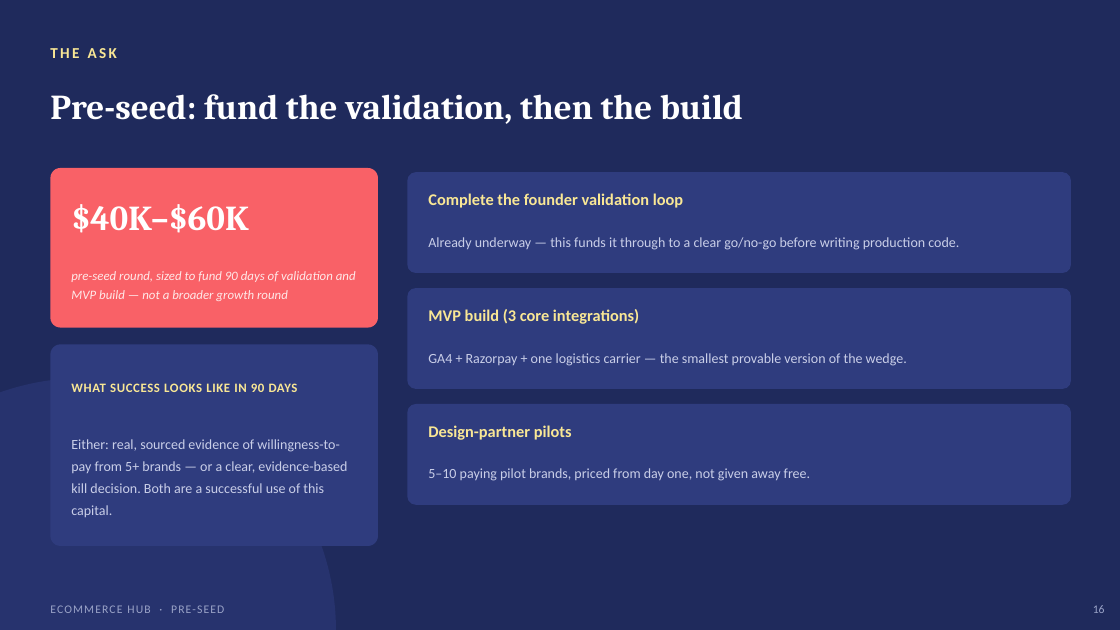
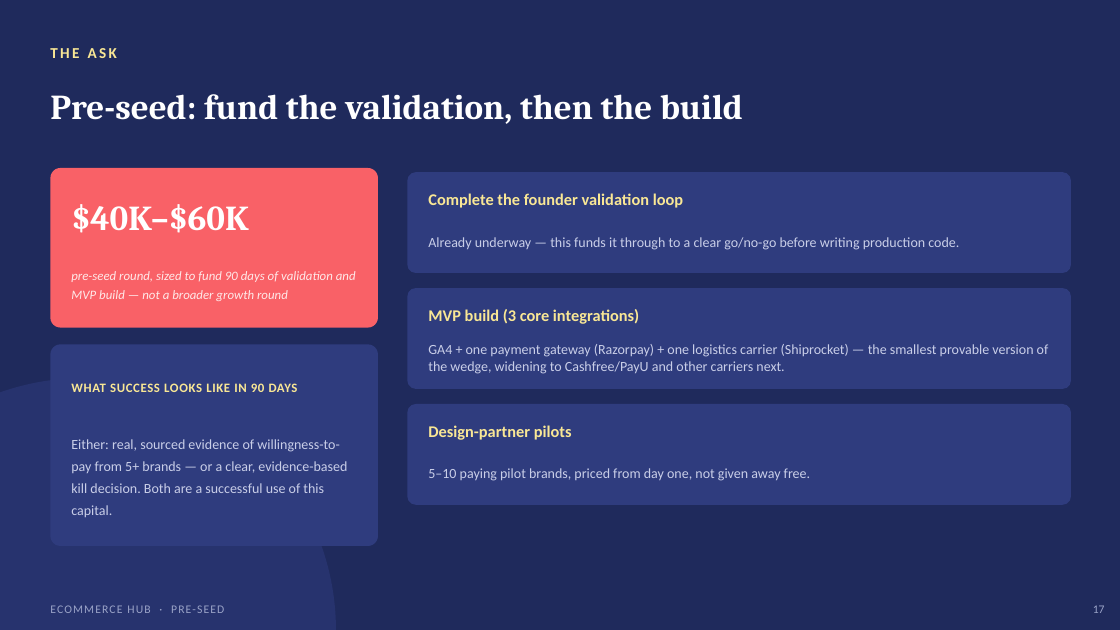
Before and after one commit to rupaparapriyam/priyam-ka-patora, a slide deck: slide 17 of A priyam ka patora/Startup Ideas/03 - Ecommerce Hub/Ecommerce_Hub_PreSeed_Deck.pptx (slide 16 before the commit). Drawn at 1120x630 pixels with LibreOffice and Linux fonts; fonts in the diff are those of the drawing. Boxes give left, top, right and bottom in pixels: in the first picture for what was removed or moved away, otherwise in the second. Text is boxed around its words. In the diff, an @@ line names an element or a change of style, - is before the commit and + after.

```diff
--- a/A priyam ka patora/Startup Ideas/03 - Ecommerce Hub/Ecommerce_Hub_PreSeed_Deck.pptx
+++ b/A priyam ka patora/Startup Ideas/03 - Ecommerce Hub/Ecommerce_Hub_PreSeed_Deck.pptx
@@ text at [428,344,1049,374]: text changed @@
-GA4 + Razorpay + one logistics carrier — the smallest provable version of the wedge.
+GA4 + one payment gateway (Razorpay) + one logistics carrier (Shiprocket) — the smallest provable version of the wedge, widening to Cashfree/PayU and other carriers next.
@@ text at [1093,605,1105,613]: text changed @@
-16
+17
```
Also in this commit, not shown: 15 other slides changed, 1 slide added, 2 other files.
